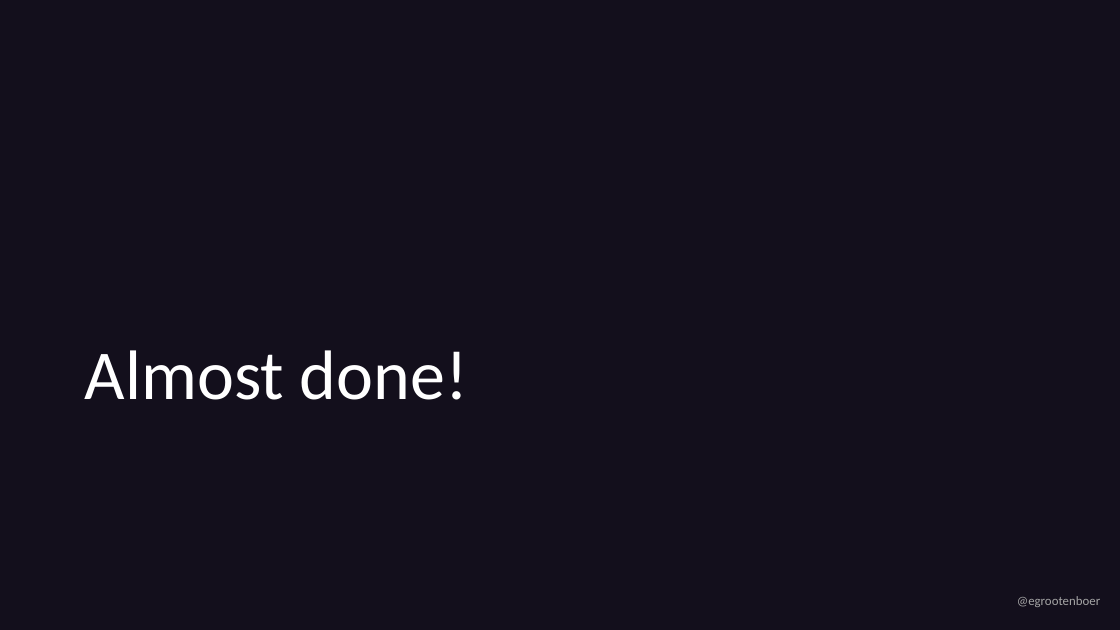
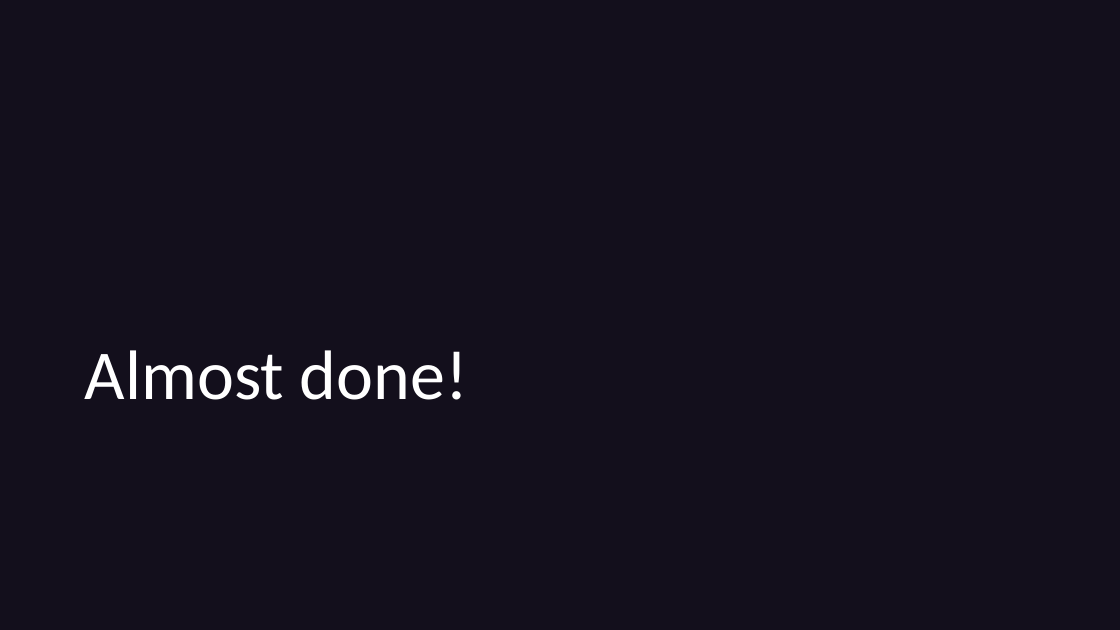
Before and after one commit to EldertGrootenboer/Implementing-an-Event-Sourcing-strategy-on-Azure, a slide deck: slide 14 of Implementing an Event Sourcing strategy on Azure.pptx (slide 31 before the commit). Drawn at 1120x630 pixels with LibreOffice and Linux fonts; fonts in the diff are those of the drawing. Boxes give left, top, right and bottom in pixels: in the first picture for what was removed or moved away, otherwise in the second. Text is boxed around its words. In the diff, an @@ line names an element or a change of style, - is before the commit and + after.

```diff
--- a/Implementing an Event Sourcing strategy on Azure.pptx
+++ b/Implementing an Event Sourcing strategy on Azure.pptx
@@ text removed at box(1017, 596, 1101, 607) @@
-@egrootenboer
```
Also in this commit, not shown: 15 other slides changed, 17 slides removed, 1 other file.
